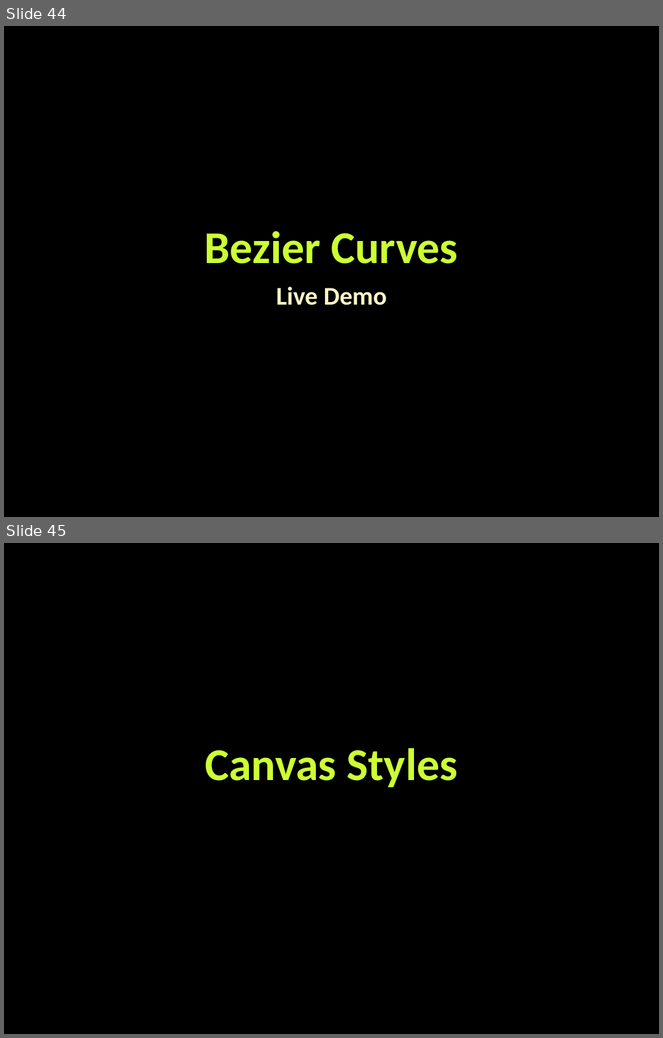
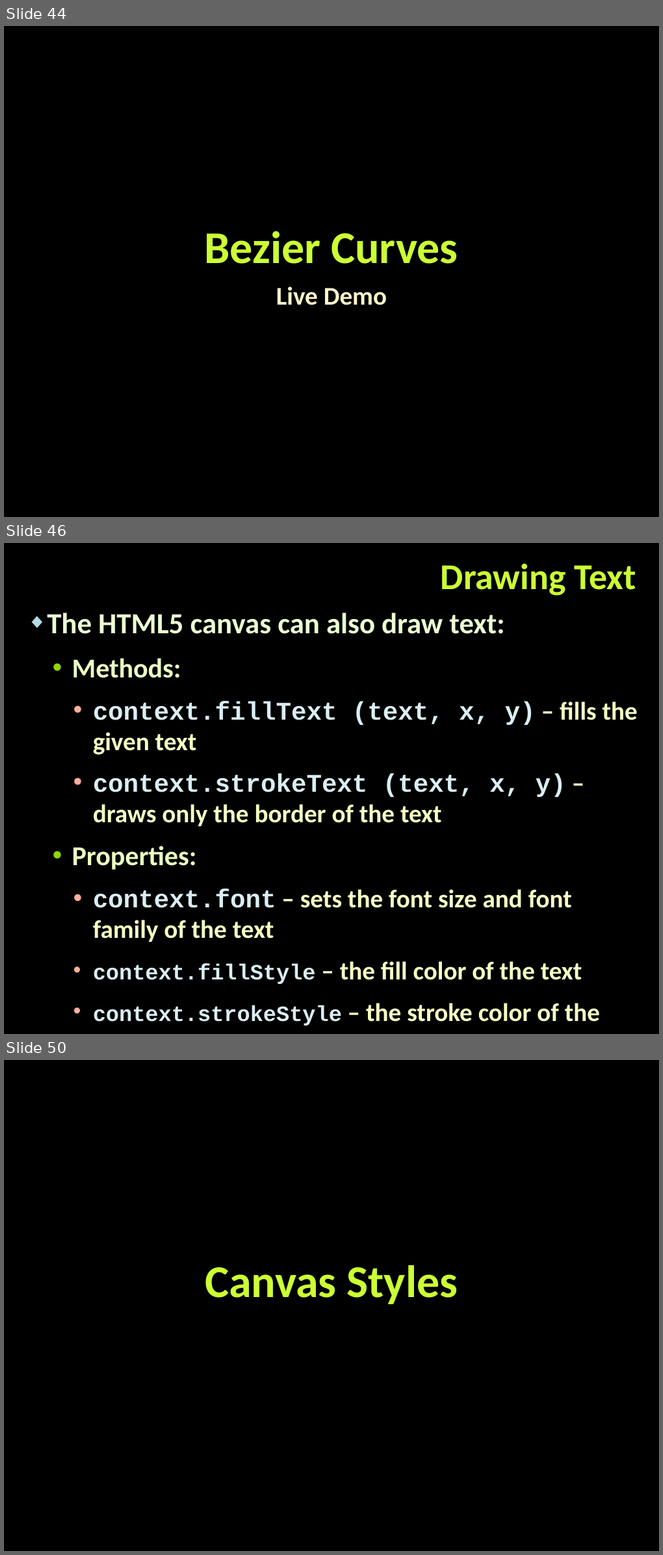
Before and after one commit to StefanSinapov/TelerikAcademy, a slide deck: 8. JavaScript UI & DOM/Lectures/02. Canvas.pptx. Shown one above the other, each under a label of ours: slides 44 and 45 before the commit, slides 44, 46 and 50 after it; the slides between them are not shown. The pictures are 663x1038 and 663x1555 pixels, drawn with LibreOffice and Linux fonts; fonts in the diff are those of the drawing; background and template pictures are left out. Boxes give left, top, right and bottom in pixels: in the first picture for what was removed or moved away, otherwise in the second. Text is boxed around its words. In the diff, an @@ line names an element or a change of style, - is before the commit and + after.

```diff
--- a/8. JavaScript UI & DOM/Lectures/02. Canvas.pptx
+++ b/8. JavaScript UI & DOM/Lectures/02. Canvas.pptx
@@ slide 46 added at <box>4,543,659,1034</box>, background picture (left out) @@
@@ title added at <box>441,563,636,596</box>, 40 pt, text #CCFF33, bold @@
+Drawing Text
@@ text added at <box>47,613,638,1026</box>, 28 pt, text #F5FFC2, bold @@
+◆ The HTML5 canvas can also draw text:
+  • Methods:
+    • context.fillText (text, x, y) – fills the given text
+    • context.strokeText (text, x, y) – draws only the border of the text
+  • Properties:
+    • context.font – sets the font size and font family of the text
+    • context.fillStyle – the fill color of the text
+    • context.strokeStyle – the stroke color of the text
@@ what was slide 45 is now slide 50 @@
```
Also in this commit, not shown: 9 slides changed, 4 other slides added, 6 other files.
